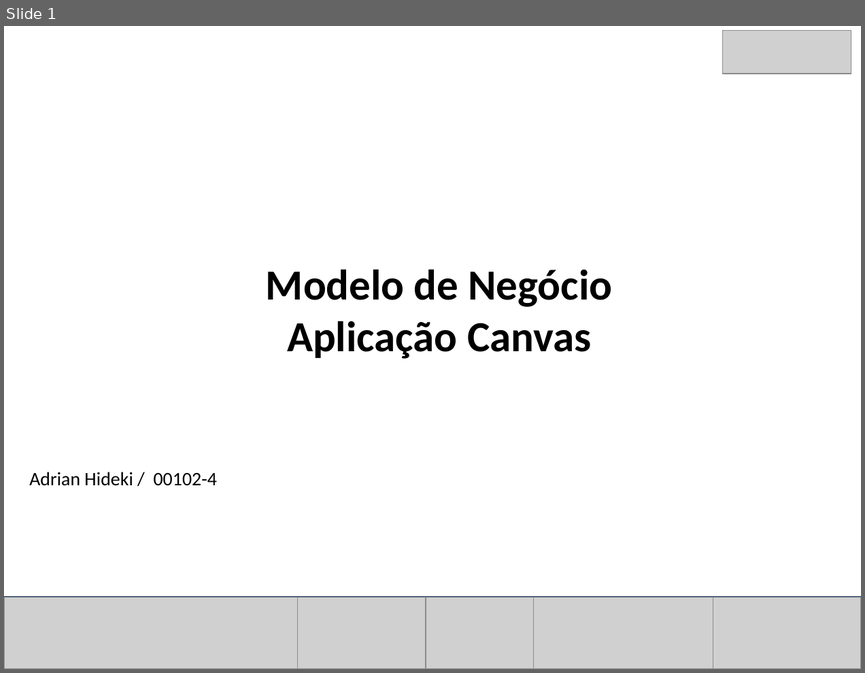
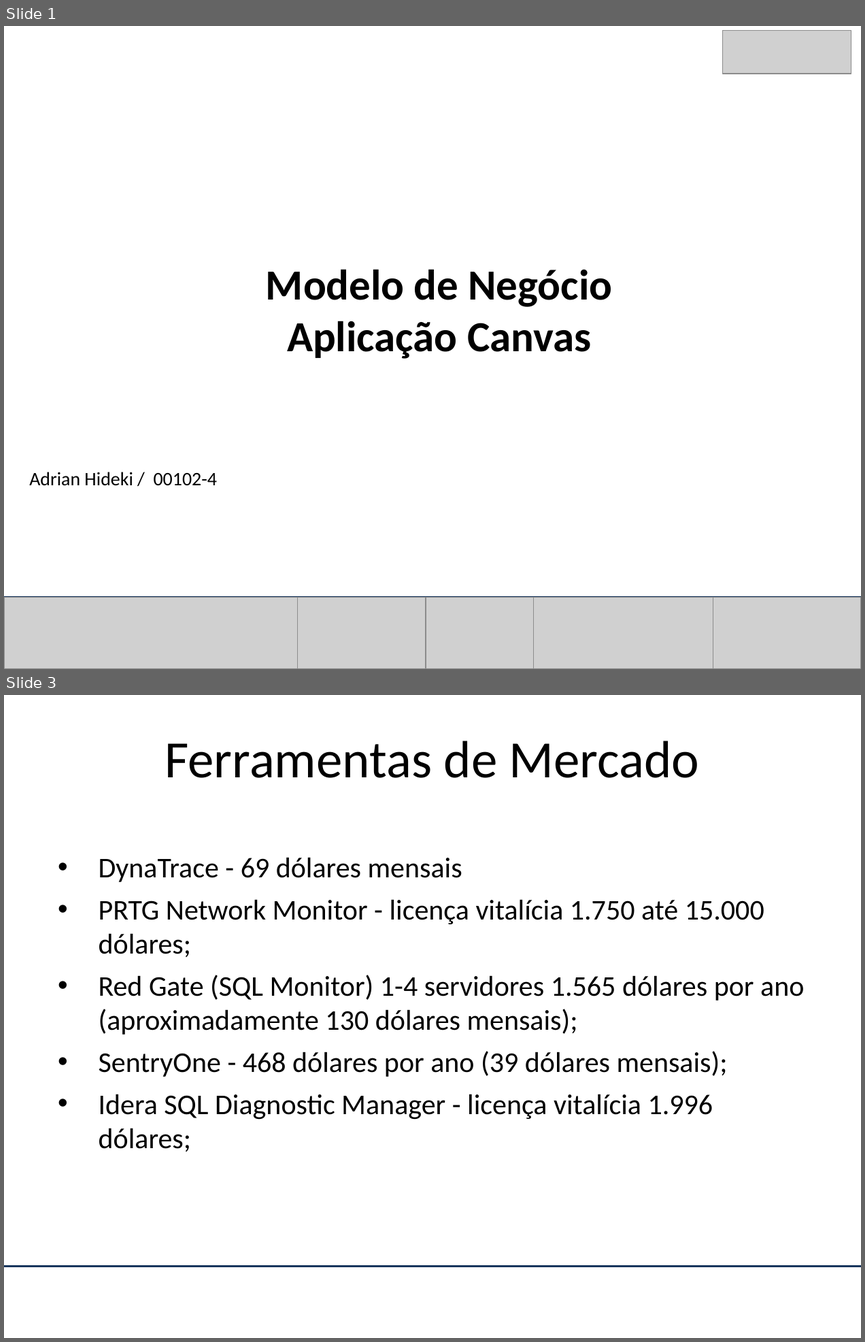
Before and after one commit to adrianhideki/sindex, a slide deck: docs/Apresentação Padrão.pptx. Shown one above the other, each under a label of ours: slide 1 before the commit, slides 1 and 3 after it; the slides between them are not shown. The pictures are 865x673 and 865x1342 pixels, drawn with LibreOffice and Linux fonts; fonts in the diff are those of the drawing; grey boxes stand for pictures; background and template pictures are left out. Boxes give left, top, right and bottom in pixels: in the first picture for what was removed or moved away, otherwise in the second. Text is boxed around its words. In the diff, an @@ line names an element or a change of style, - is before the commit and + after.

```diff
--- a/docs/Apresentação Padrão.pptx
+++ b/docs/Apresentação Padrão.pptx
@@ slide 3 added at box(4, 695, 861, 1338), background #FFFFFF @@
@@ title added at box(164, 741, 700, 778), 44 pt, text #000000 @@
+Ferramentas de Mercado
@@ text added at box(99, 857, 804, 1151), 24 pt, text #000000 @@
+• DynaTrace - 69 dólares mensais
+• PRTG Network Monitor - licença vitalícia 1.750 até 15.000 dólares;
+• Red Gate (SQL Monitor) 1-4 servidores 1.565 dólares por ano (aproximadamente 130 dólares mensais);
+• SentryOne - 468 dólares por ano (39 dólares mensais);
+• Idera SQL Diagnostic Manager - licença vitalícia 1.996 dólares;
@@ line added from (4, 1266) to (861, 1266), #17365D 1.5 pt @@
```
Also in this commit, not shown: 1 slide changed.
